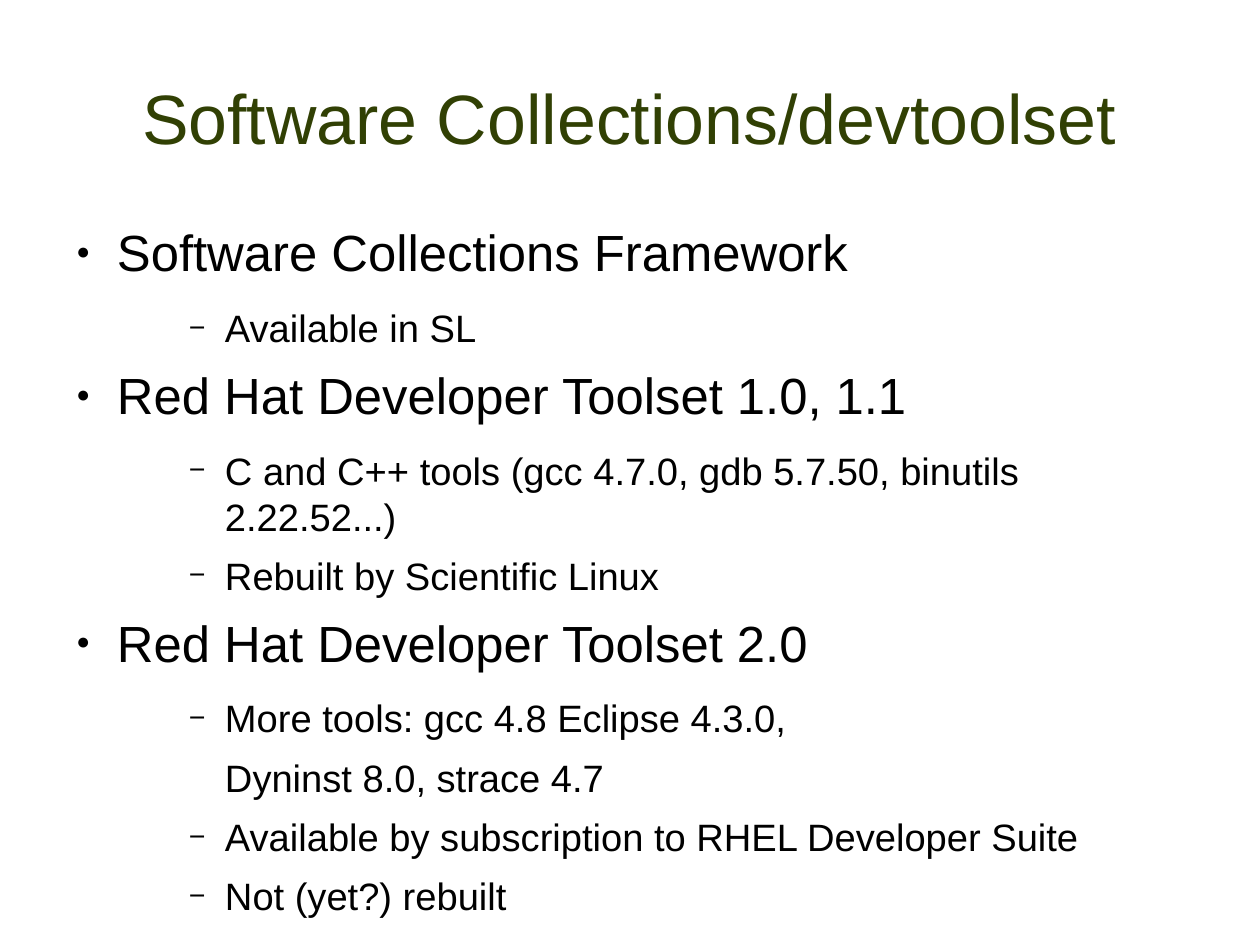
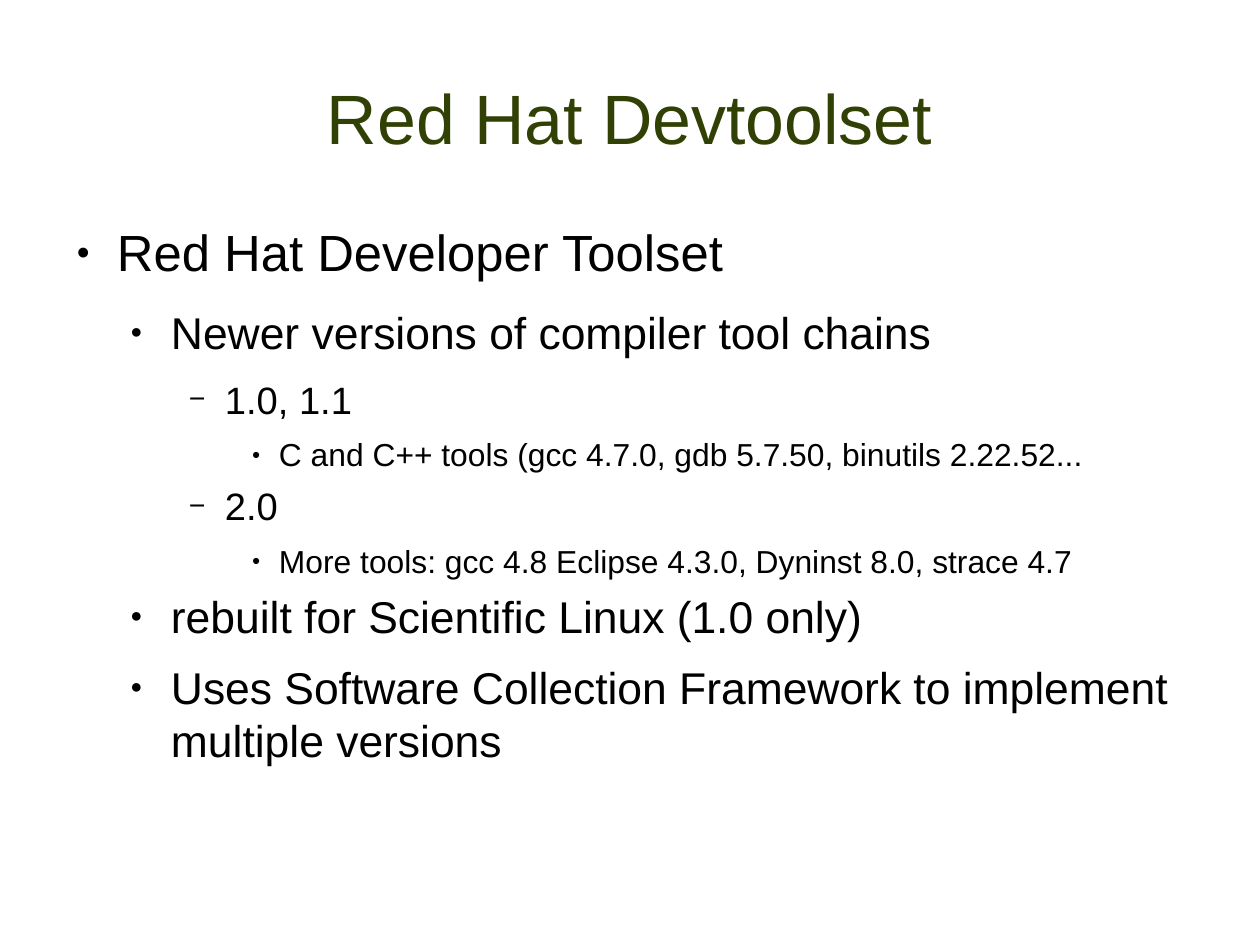
Before and after one commit to misterbonnie/presentations, a slide deck: slide 10 of lugdec14.odp (slide 8 before the commit). Drawn at 1260x945 pixels with LibreOffice and Linux fonts; fonts in the diff are those of the drawing; background and template pictures are left out. Boxes give left, top, right and bottom in pixels: in the first picture for what was removed or moved away, otherwise in the second. Text is boxed around its words. In the diff, an @@ line names an element or a change of style, - is before the commit and + after.

```diff
--- a/lugdec14.odp
+++ b/lugdec14.odp
@@ title at box(327, 93, 932, 145): text changed @@
-Software Collections/devtoolset
+Red Hat Devtoolset
@@ text at box(117, 234, 1168, 767): text changed; size 24 to 28 pt @@
-● Software Collections Framework
-    − Available in SL
-● Red Hat Developer Toolset 1.0, 1.1
-    − C and C++ tools (gcc 4.7.0, gdb 5.7.50, binutils 2.22.52...)
-    − Rebuilt by Scientific Linux
-● Red Hat Developer Toolset 2.0
-    − More tools: gcc 4.8 Eclipse 4.3.0,
-    Dyninst 8.0, strace 4.7
-    − Available by subscription to RHEL Developer Suite
-    − Not (yet?) rebuilt
+● Red Hat Developer Toolset
+  ● Newer versions of compiler tool chains
+    − 1.0, 1.1
+      ● C and C++ tools (gcc 4.7.0, gdb 5.7.50, binutils 2.22.52...
+    − 2.0
+      ● More tools: gcc 4.8 Eclipse 4.3.0, Dyninst 8.0, strace 4.7
+  ● rebuilt for Scientific Linux (1.0 only)
+  ● Uses Software Collection Framework to implement multiple versions
```
Also in this commit, not shown: 4 other slides changed, 2 slides added, 2 slides removed.
